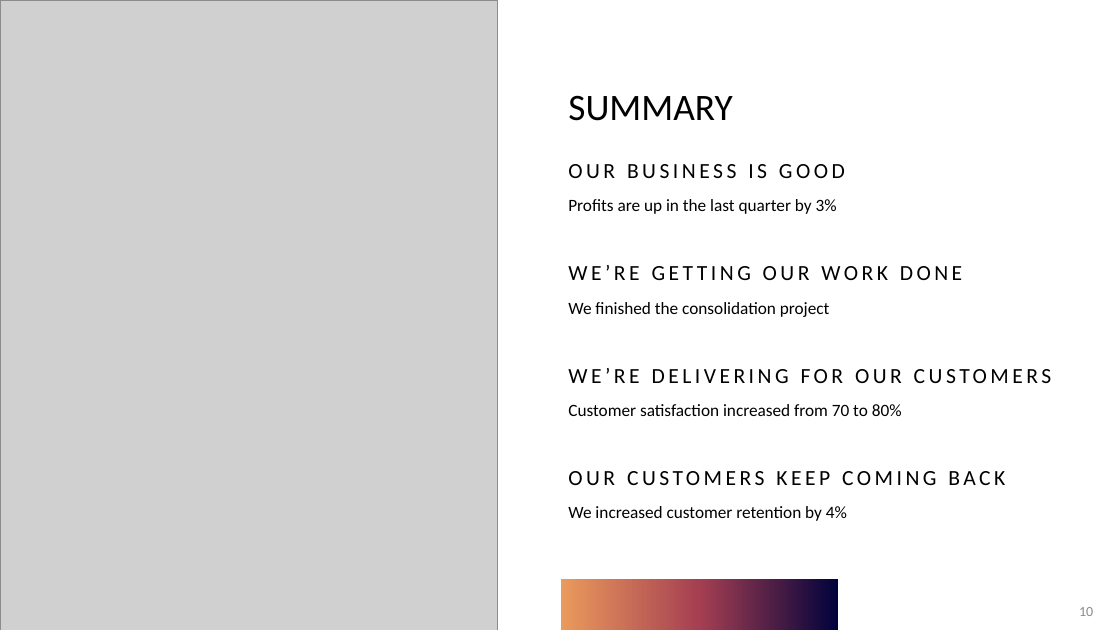
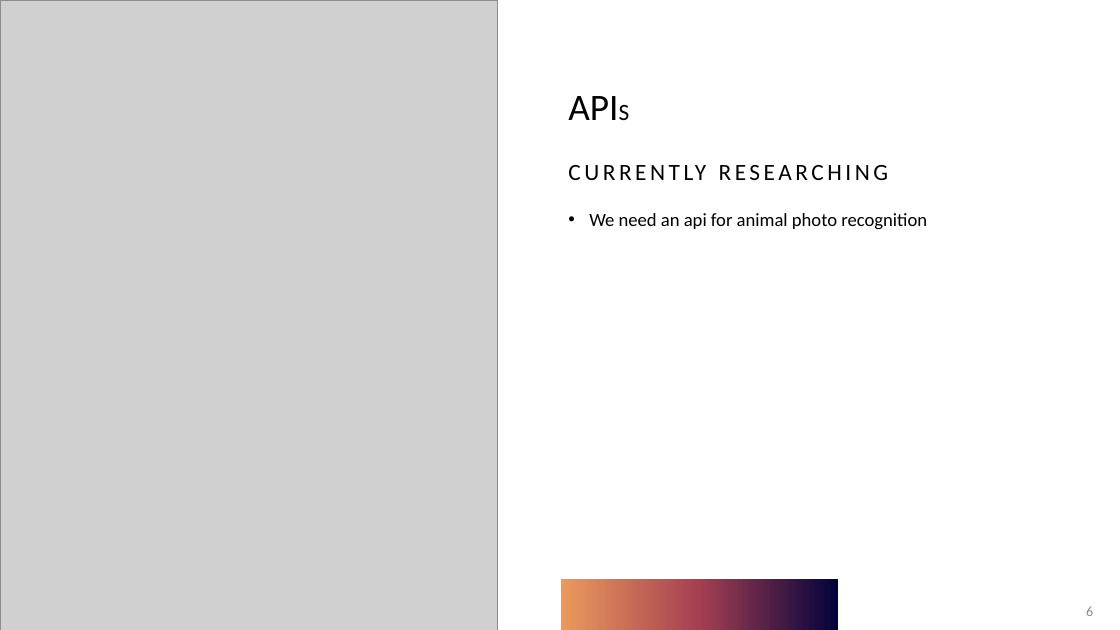
Before and after one commit to adriaonline/CPT200SP24-Team1, a slide deck: slide 6 of Phase 1 - Presentation.pptx (slide 10 before the commit). Drawn at 1120x630 pixels with LibreOffice and Linux fonts; fonts in the diff are those of the drawing; grey boxes stand for pictures. Boxes give left, top, right and bottom in pixels: in the first picture for what was removed or moved away, otherwise in the second. Text is boxed around its words. In the diff, an @@ line names an element or a change of style, - is before the commit and + after.

```diff
--- a/Phase 1 - Presentation.pptx
+++ b/Phase 1 - Presentation.pptx
@@ title at <box>568,95,732,121</box>: text changed @@
-SUMMARY
+APIS
@@ text at <box>589,213,927,230</box>: text changed; size 14.8 to 16 pt @@
-OUR BUSINESS IS GOOD
-Profits are up in the last quarter by 3%
-WE’RE GETTING OUR WORK DONE
-We finished the consolidation project
-WE’RE DELIVERING FOR OUR CUSTOMERS
-Customer satisfaction increased from 70 to 80%
-OUR CUSTOMERS KEEP COMING BACK
-We increased customer retention by 4%
+CURRENTLY RESEARCHING
+• We need an api for animal photo recognition
@@ page number at <box>1086,606,1093,616</box>: text changed @@
-10
+6
```
Also in this commit, not shown: 2 other slides changed, 2 slides added, 5 slides removed, 2 other files.
